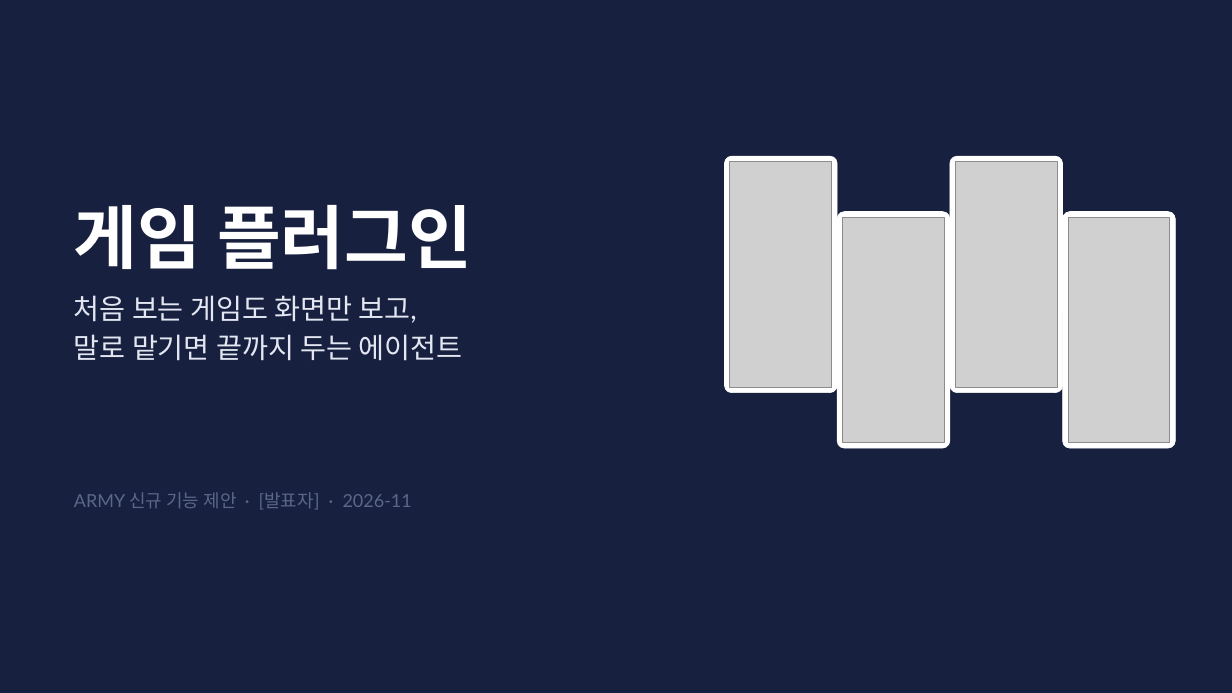
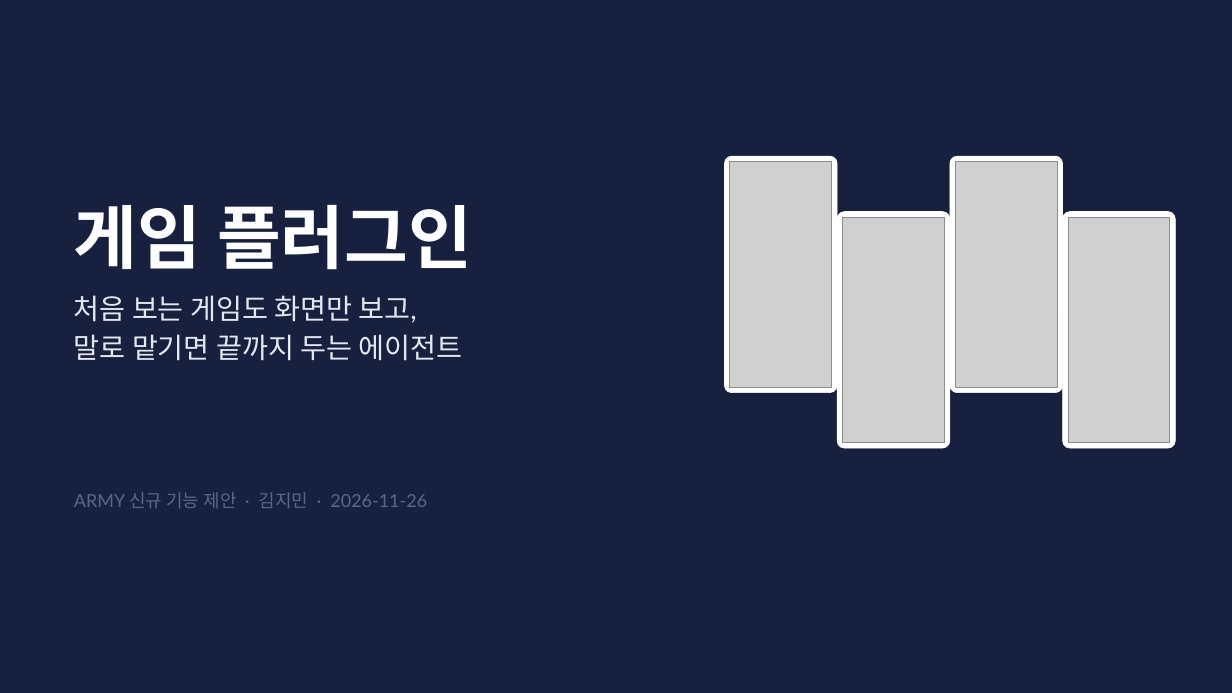
Before and after one commit to jimni-kim/game-lab, a slide deck: slide 1 of final/game-plugin-intro.pptx. Drawn at 1232x693 pixels with LibreOffice and Linux fonts; fonts in the diff are those of the drawing; grey boxes stand for pictures. Boxes give left, top, right and bottom in pixels: in the first picture for what was removed or moved away, otherwise in the second. Text is boxed around its words. In the diff, an @@ line names an element or a change of style, - is before the commit and + after.

Commit message:
Set the presentation cover name and date

```diff
--- a/final/game-plugin-intro.pptx
+++ b/final/game-plugin-intro.pptx
@@ text at [74,492,427,508]: text changed @@
-ARMY 신규 기능 제안 · [발표자] · 2026-11
+ARMY 신규 기능 제안 · 김지민 · 2026-11-26
```
Also in this commit, not shown: 4 other files.
